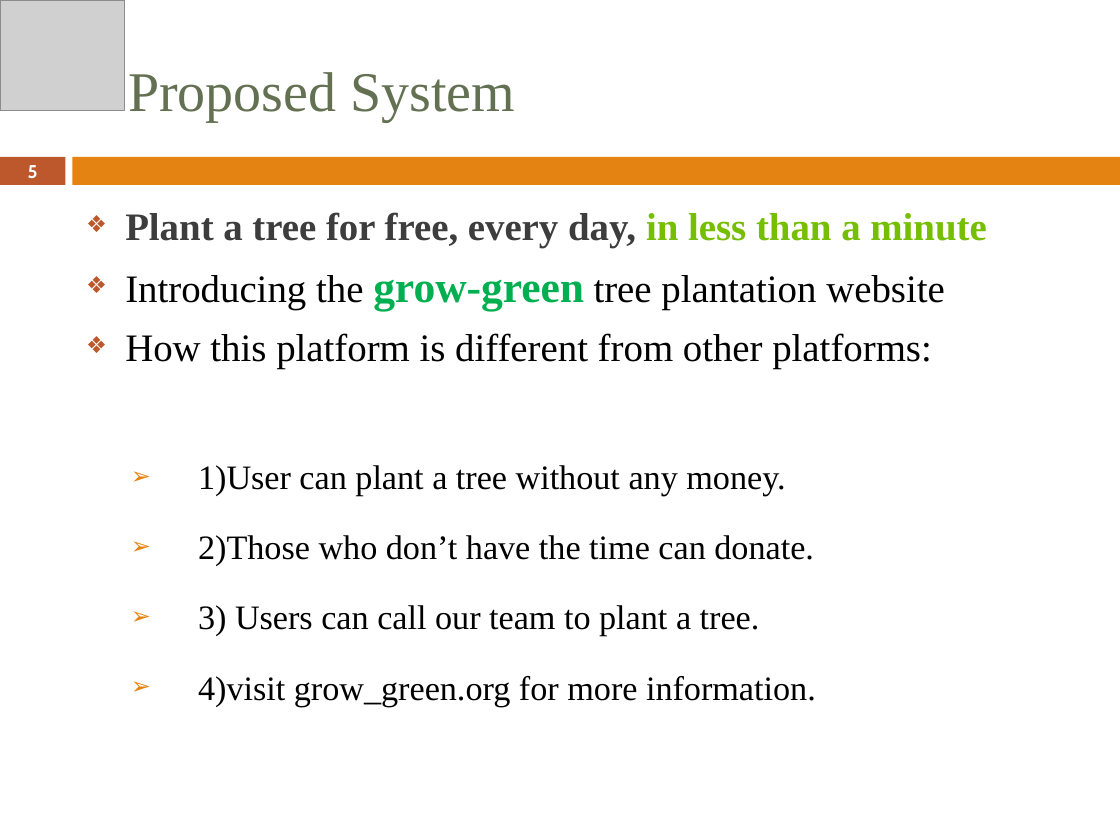
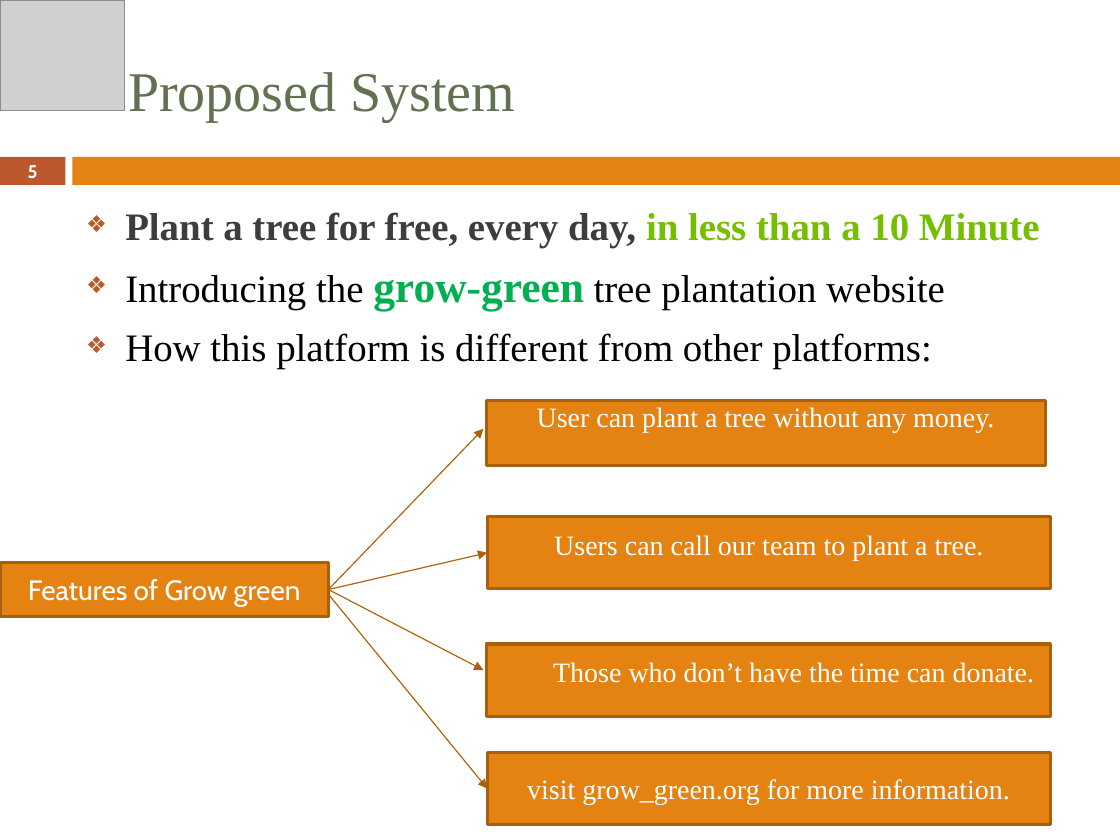
Before and after one commit to Suraj1089/Tree_Plantation, a slide deck: slide 5 of PBL_PROJECT_FINAL.pptx. Drawn at 1120x840 pixels with LibreOffice and Linux fonts; fonts in the diff are those of the drawing; grey boxes stand for pictures. Boxes give left, top, right and bottom in pixels: in the first picture for what was removed or moved away, otherwise in the second. Text is boxed around its words. In the diff, an @@ line names an element or a change of style, - is before the commit and + after.

```diff
--- a/PBL_PROJECT_FINAL.pptx
+++ b/PBL_PROJECT_FINAL.pptx
@@ text at box(125, 212, 1040, 248): text changed @@
-❖ Plant a tree for free, every day, in less than a minute
+❖ Plant a tree for free, every day, in less than a 10 Minute
@@ rectangle added at box(486, 401, 1045, 466), fill #E48312, outline #A9610D 2 pt, 18 pt, text #FFFFFF @@
+User can plant a tree without any money.
@@ arrow added from (328, 589) to (484, 429), #AD6005 0.75 pt @@
@@ text at box(198, 465, 816, 707): paragraphs removed @@
-  ➢ 1)User can plant a tree without any money.
-  ➢ 2)Those who don’t have the time can donate.
-  ➢ 3) Users can call our team to plant a tree.
-  ➢ 4)visit grow_green.org for more information.
@@ rectangle added at box(487, 516, 1051, 588), fill #E48312, outline #A9610D 2 pt, 18 pt, text #FFFFFF @@
+  Users can call our team to plant a tree.
@@ rectangle added at box(0, 562, 328, 616), fill #E48312, outline #A9610D 2 pt, 18 pt, text #FFFFFF @@
+Features of Grow green
@@ arrow added from (328, 589) to (487, 553), #AD6005 0.75 pt @@
@@ arrow added from (328, 589) to (484, 670), #AD6005 0.75 pt @@
@@ arrow added from (328, 595) to (487, 788), #AD6005 0.75 pt @@
@@ rectangle added at box(486, 644, 1051, 716), fill #E48312, outline #A9610D 2 pt, 18 pt, text #FFFFFF @@
+  Those who don’t have the time can donate.
@@ rectangle added at box(487, 753, 1051, 824), fill #E48312, outline #A9610D 2 pt, 18 pt, text #FFFFFF @@
+visit grow_green.org for more information.
```
Also in this commit, not shown: 1 other slide changed.
